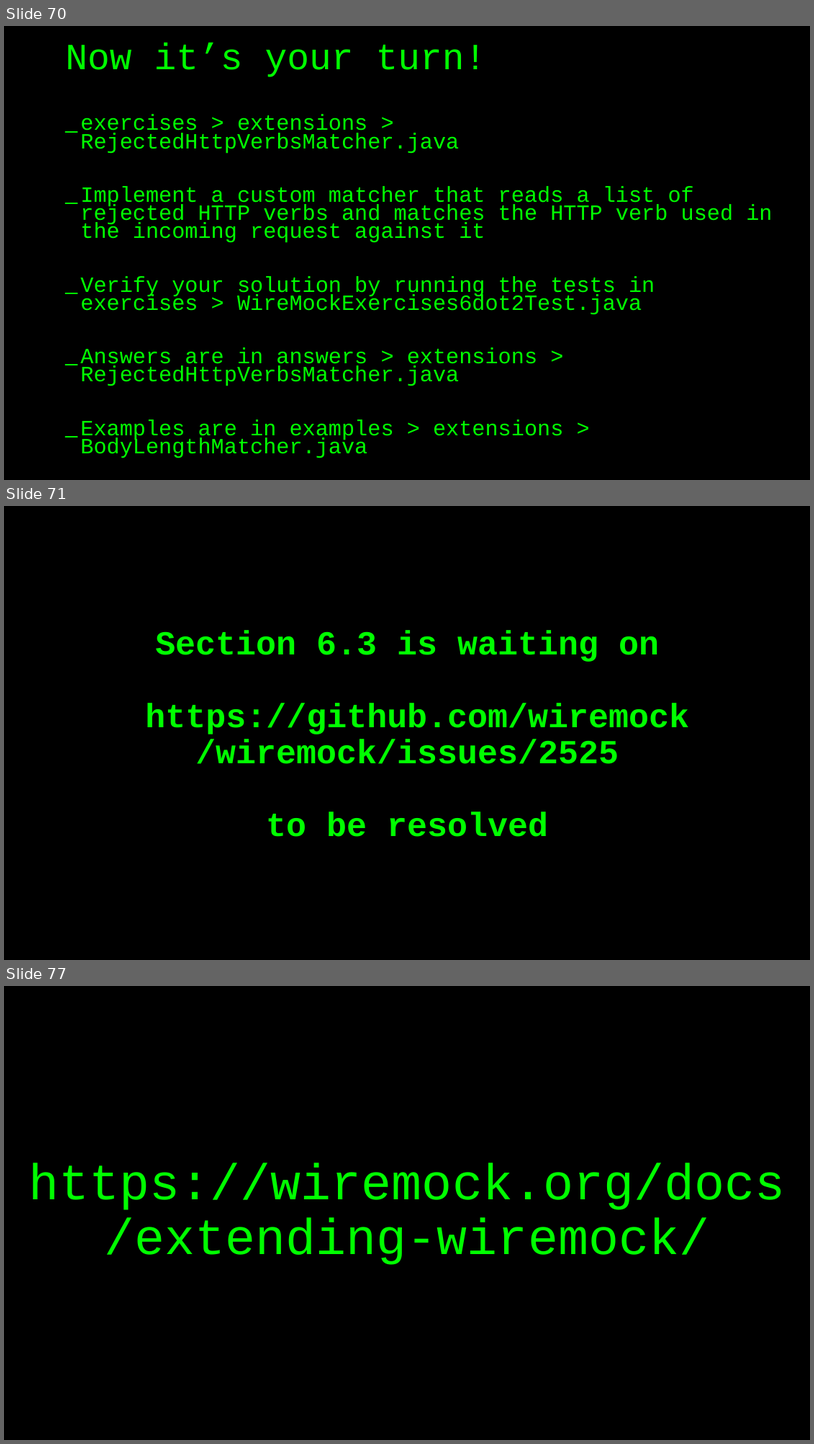
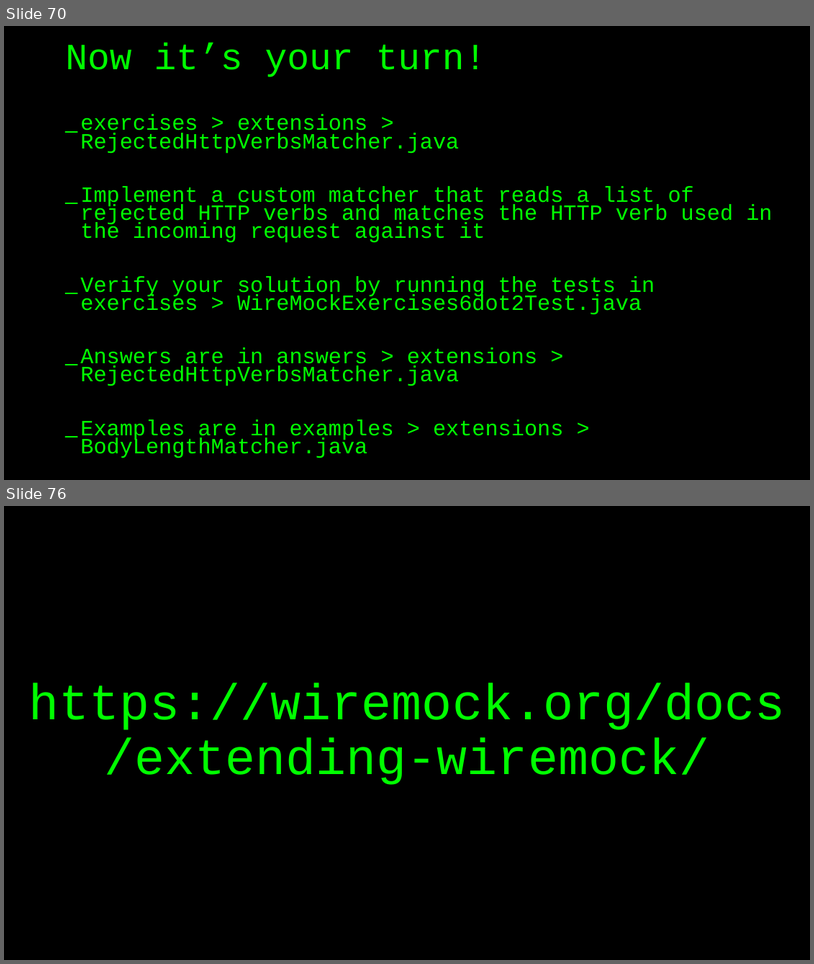
Before and after one commit to basdijkstra/wiremock-workshop, a slide deck: wiremock_workshop.pptx. Shown one above the other, each under a label of ours: slides 70, 71 and 77 before the commit, slides 70 and 76 after it; the slides between them are not shown. The pictures are 814x1444 and 814x964 pixels, drawn with LibreOffice and Linux fonts; fonts in the diff are those of the drawing. Boxes give left, top, right and bottom in pixels: in the first picture for what was removed or moved away, otherwise in the second. Text is boxed around its words. In the diff, an @@ line names an element or a change of style, - is before the commit and + after.

Commit message:
Update slides

```diff
--- a/wiremock_workshop.pptx
+++ b/wiremock_workshop.pptx
@@ slide 71 removed at bbox=[4, 506, 810, 960], background #000000 @@
@@ title removed at bbox=[145, 630, 689, 836] @@
-Section 6.3 is waiting on
-https://github.com/wiremock
-/wiremock/issues/2525
-to be resolved
@@ what was slide 77 is now slide 76 @@
```
Also in this commit, not shown: 5 slides changed, 2 other files.
